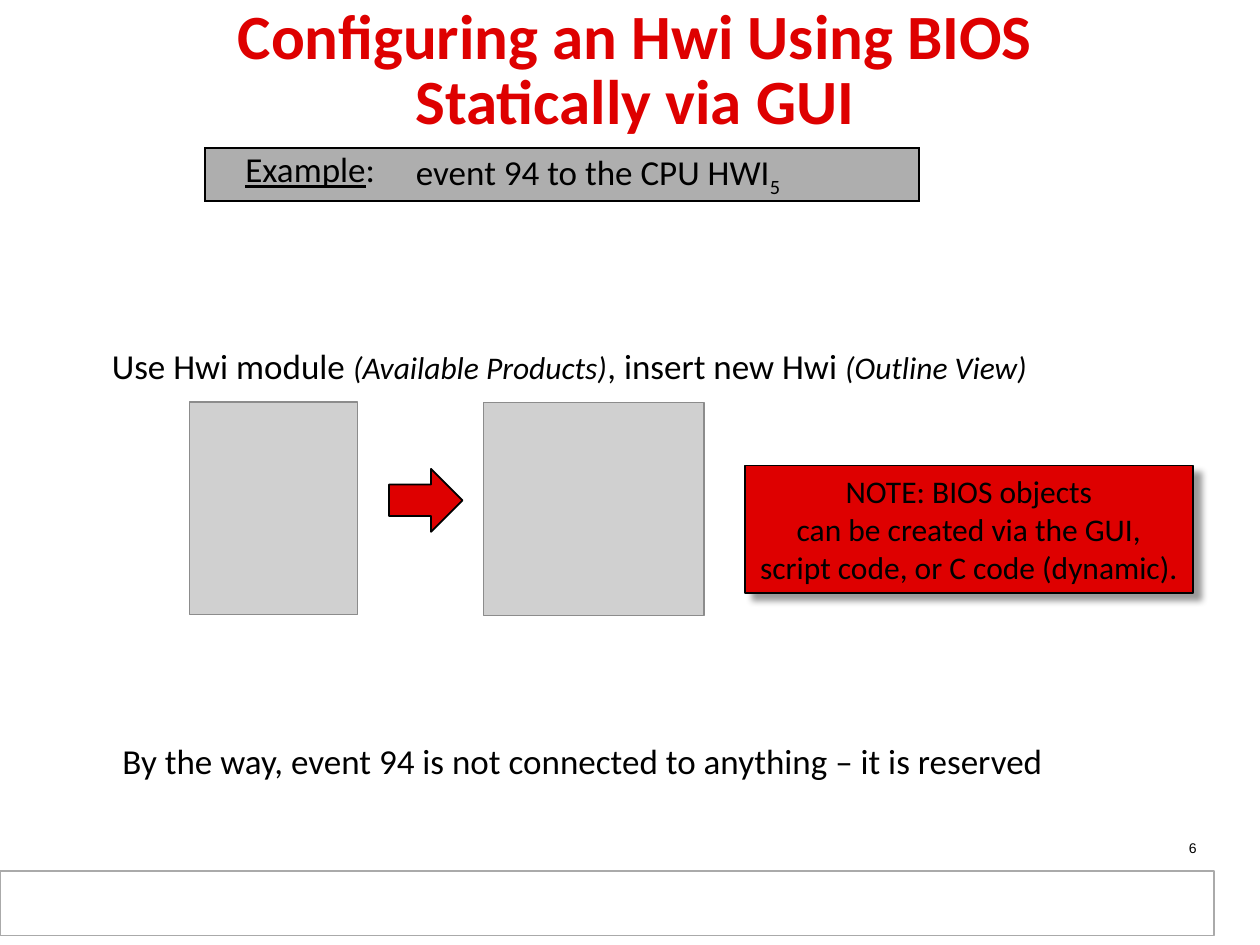
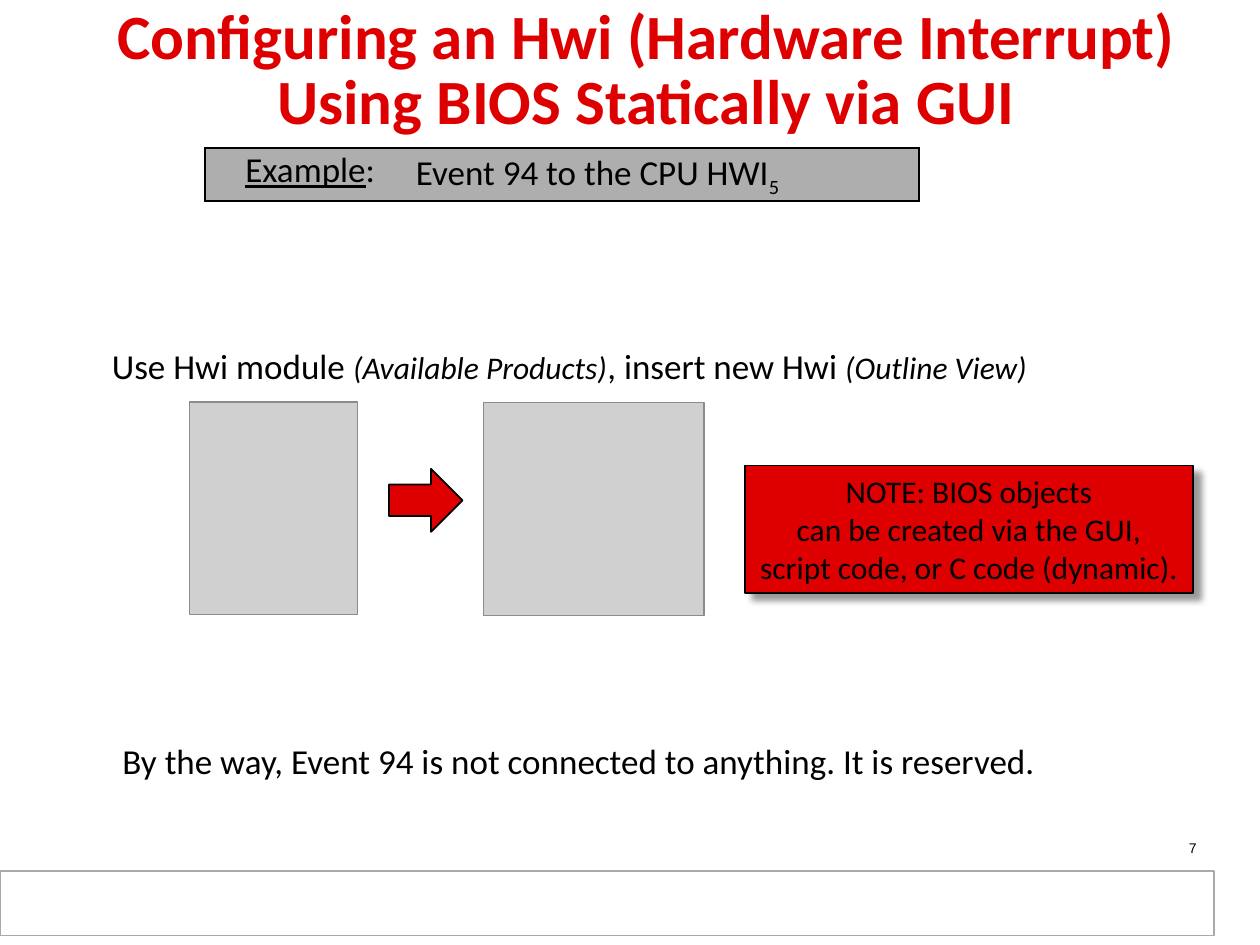
Before and after one commit to hari1989/keystone-workshop, a slide deck: slide 7 of slides/KeyStone_Interrupts.pptx (slide 6 before the commit). Drawn at 1260x945 pixels with LibreOffice and Linux fonts; fonts in the diff are those of the drawing; grey boxes stand for pictures; background and template pictures are left out. Boxes give left, top, right and bottom in pixels: in the first picture for what was removed or moved away, otherwise in the second. Text is boxed around its words. In the diff, an @@ line names an element or a change of style, - is before the commit and + after.

```diff
--- a/slides/KeyStone_Interrupts.pptx
+++ b/slides/KeyStone_Interrupts.pptx
@@ title at (117,12,1174,135): text changed @@
-Configuring an Hwi Using BIOS
-Statically via GUI
+Configuring an Hwi (Hardware Interrupt)
+Using BIOS Statically via GUI
@@ text at (416,160,699,185): text changed @@
-event 94 to the CPU HWI5
+Event 94 to the CPU HWI5
@@ text at (122,749,1034,780): text changed @@
-By the way, event 94 is not connected to anything – it is reserved
+By the way, Event 94 is not connected to anything. It is reserved.
@@ page number at (1189,843,1197,853): text changed @@
-6
+7
```
Also in this commit, not shown: 29 other slides changed, 7 slides added, 6 slides removed.
